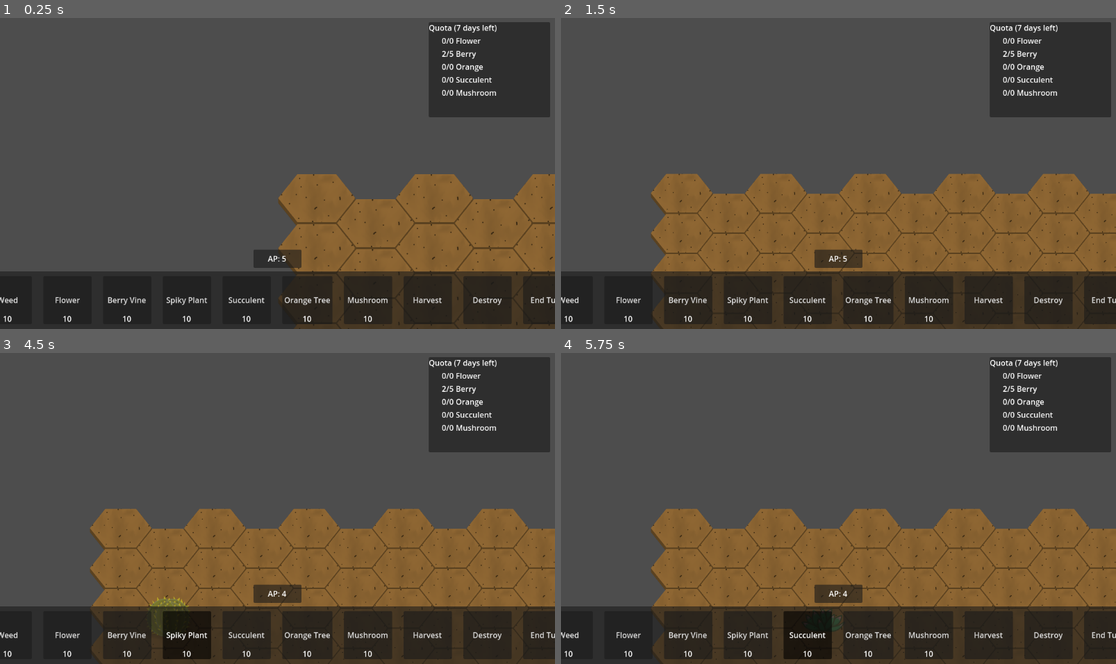
Above: before the commit, frames 1-4 (two rows, left to right).
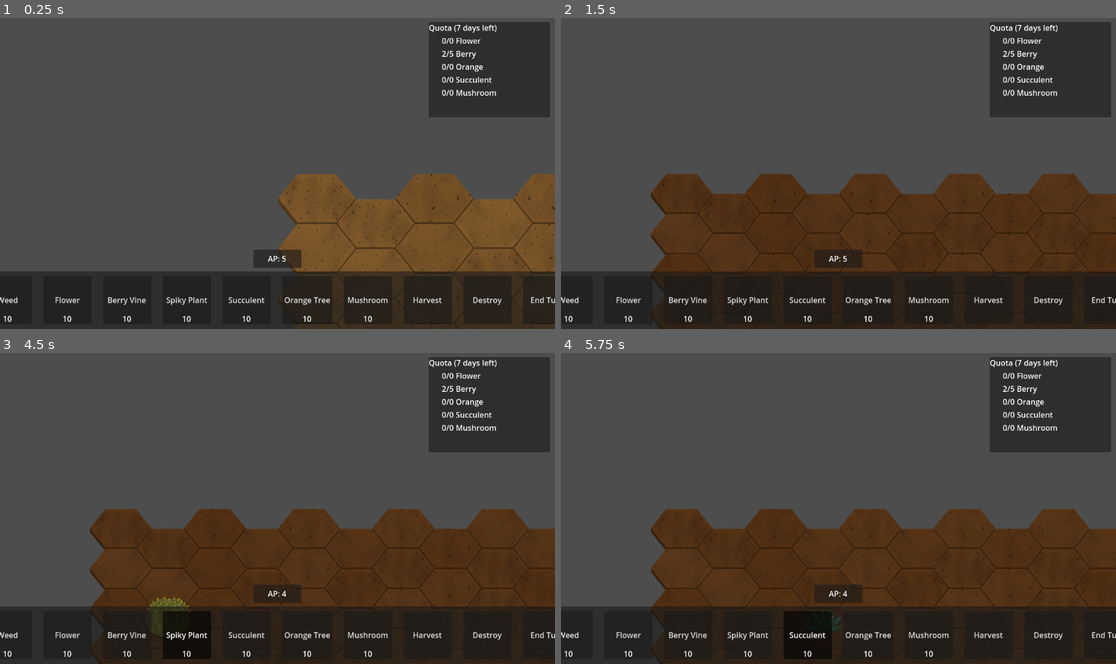
Above: after the commit, the same moments.

Repository: CiaranWoodward/LD54
Game: Godot game, scene res://Level.tscn
Same seed, same stepped clock (60 frames per second), same inputs: the game is played once before the commit and once after it. The engine's default icon, where the game draws it, is replaced by a stand-in: a white triangle on a blue panel in a dark square.
Inputs (mouse positions are in pixels of both pictures, inside the frame that each line leads up to):
- Up to frame 1 (0.25 s): no input
- Up to frame 2 (1.5 s): move the mouse to (960, 157) at 0.52 s; hold Right (ui_right) 0.53-1.25 s; hold Mouse wheel down (zoom_in) 0.53-1.25 s; click (960, 157) at 0.67 s; drag from (727, 189) to (810, 235) at 1.27 s
- Up to frame 3 (4.5 s): click "Weed" at 2 s; click "Flower" at 2.75 s; click "Berry Vine" at 3.5 s; click "Spiky Plant" at 4.25 s
- Up to frame 4 (5.75 s): click "Succulent" at 5 s

The runs differ from the first frame. In frame 1, 2.5% of the frame differs, in the area x 50-100%, y 50-100%; in frame 2, 23%, in the area x 16-100%, y 50-100%; in frame 3, 23%; in frame 4, 23%.

Commit message:
Add variation to the plant tiles, visualise fertility

Diff:
--- a/Tiles/plant_tile.gd
+++ b/Tiles/plant_tile.gd
@@ -5,19 +5,55 @@
 
 @export var decay_percent = 50
 
-var fertility : int = 2 : set = set_fertile
+@export var color_fertile = Color.BROWN
+@export var color_dry = Color.BEIGE
+@export var color_random = 0.05
+
+var fertility : int = 10 : set = set_fertile
 var child_plant : BasePlant = null : set = set_child_plant
+
+var _dry_tween
+var _color_tween
 
 # Called when the node enters the scene tree for the first time.
 func _ready():
-	pass # Replace with function body.
+	_update_image()
+	_update_color()
 
 func set_fertile(newFertile):
+	var was_fertile = is_fertile()
 	fertility = newFertile
 	if fertility > MAX_FERTILITY:
 		fertility = MAX_FERTILITY
 	if fertility < 0:
 		fertility = 0
+	if is_fertile() != was_fertile:
+		_update_image()
+	_update_color()
+
+func _update_image():
+	if is_fertile():
+		$Tile/Dry.visible = false
+		$Tile/Wet.frame = randi() % $Tile/Wet.sprite_frames.get_frame_count("default")
+		$Tile/Wet.scale = Vector2(1 if randi() % 2 else -1, 1)
+		if $Tile/Dry.visible:
+			_dry_tween = create_tween()
+			_dry_tween.tween_property($Tile/Dry, "modulate", Color.TRANSPARENT, randf_range(0.8, 1.5)).set_ease(Tween.EASE_OUT).set_trans(Tween.TRANS_SINE)
+			_dry_tween.tween_callback(func(): $Tile/Dry.visible = false)
+	else:
+		$Tile/Dry.modulate = Color.TRANSPARENT
+		$Tile/Dry.visible = true
+		$Tile/Dry.frame = randi() % $Tile/Dry.sprite_frames.get_frame_count("default")
+		$Tile/Dry.scale = Vector2(1 if randi() % 2 else -1, 1)
+		_dry_tween = create_tween()
+		_dry_tween.tween_property($Tile/Dry, "modulate", Color.WHITE, randf_range(0.8, 1.5)).set_ease(Tween.EASE_OUT).set_trans(Tween.TRANS_SINE)
+
+func _update_color():
+	var frac = fertility / float(MAX_FERTILITY)
+	frac += randf_range(-color_random, color_random)
+	var newcolor = Tween.interpolate_value(color_dry, color_fertile - color_dry, frac, 1, Tween.TRANS_LINEAR, Tween.EASE_IN_OUT)
+	_color_tween = create_tween()
+	_color_tween.tween_property($Tile, "modulate", newcolor, randf_range(0.8, 1.5)).set_ease(Tween.EASE_OUT).set_trans(Tween.TRANS_SINE)
 
 func set_child_plant(newChildPlant: BasePlant):
 	if is_instance_valid(child_plant):
--- a/Tiles/plant_tile.tscn
+++ b/Tiles/plant_tile.tscn
@@ -9,6 +9,23 @@
 [ext_resource type="Texture2D" uid="uid://dwfq2hlxbkmee" path="res://Graphics/Tile/Wet10000.png" id="7_m3aqs"]
 [ext_resource type="Texture2D" uid="uid://dvittnpx2of7y" path="res://Graphics/Tile/Wet20000.png" id="8_6fmo7"]
 [ext_resource type="Texture2D" uid="uid://cokn7hd10gce2" path="res://Graphics/Tile/Wet30000.png" id="9_kian4"]
+
+[sub_resource type="SpriteFrames" id="SpriteFrames_alfh7"]
+animations = [{
+"frames": [{
+"duration": 1.0,
+"texture": ExtResource("7_m3aqs")
+}, {
+"duration": 1.0,
+"texture": ExtResource("8_6fmo7")
+}, {
+"duration": 1.0,
+"texture": ExtResource("9_kian4")
+}],
+"loop": true,
+"name": &"default",
+"speed": 5.0
+}]
 
 [sub_resource type="SpriteFrames" id="SpriteFrames_rwj4h"]
 animations = [{
@@ -27,25 +44,10 @@
 "speed": 5.0
 }]
 
-[sub_resource type="SpriteFrames" id="SpriteFrames_alfh7"]
-animations = [{
-"frames": [{
-"duration": 1.0,
-"texture": ExtResource("7_m3aqs")
-}, {
-"duration": 1.0,
-"texture": ExtResource("8_6fmo7")
-}, {
-"duration": 1.0,
-"texture": ExtResource("9_kian4")
-}],
-"loop": true,
-"name": &"default",
-"speed": 5.0
-}]
-
 [node name="PlantTile" type="Node2D"]
 script = ExtResource("1_de4tv")
+color_fertile = Color(0.341176, 0.203922, 0.0901961, 1)
+color_dry = Color(0.65098, 0.509804, 0.388235, 1)
 
 [node name="Background" type="Sprite2D" parent="."]
 scale = Vector2(0.7, 0.7)
@@ -59,9 +61,9 @@
 [node name="Tilefront" type="Sprite2D" parent="Tile"]
 texture = ExtResource("3_jjdjy")
 
-[node name="Dry" type="AnimatedSprite2D" parent="Tile"]
-sprite_frames = SubResource("SpriteFrames_rwj4h")
-
 [node name="Wet" type="AnimatedSprite2D" parent="Tile"]
 sprite_frames = SubResource("SpriteFrames_alfh7")
 frame = 2
+
+[node name="Dry" type="AnimatedSprite2D" parent="Tile"]
+sprite_frames = SubResource("SpriteFrames_rwj4h")
